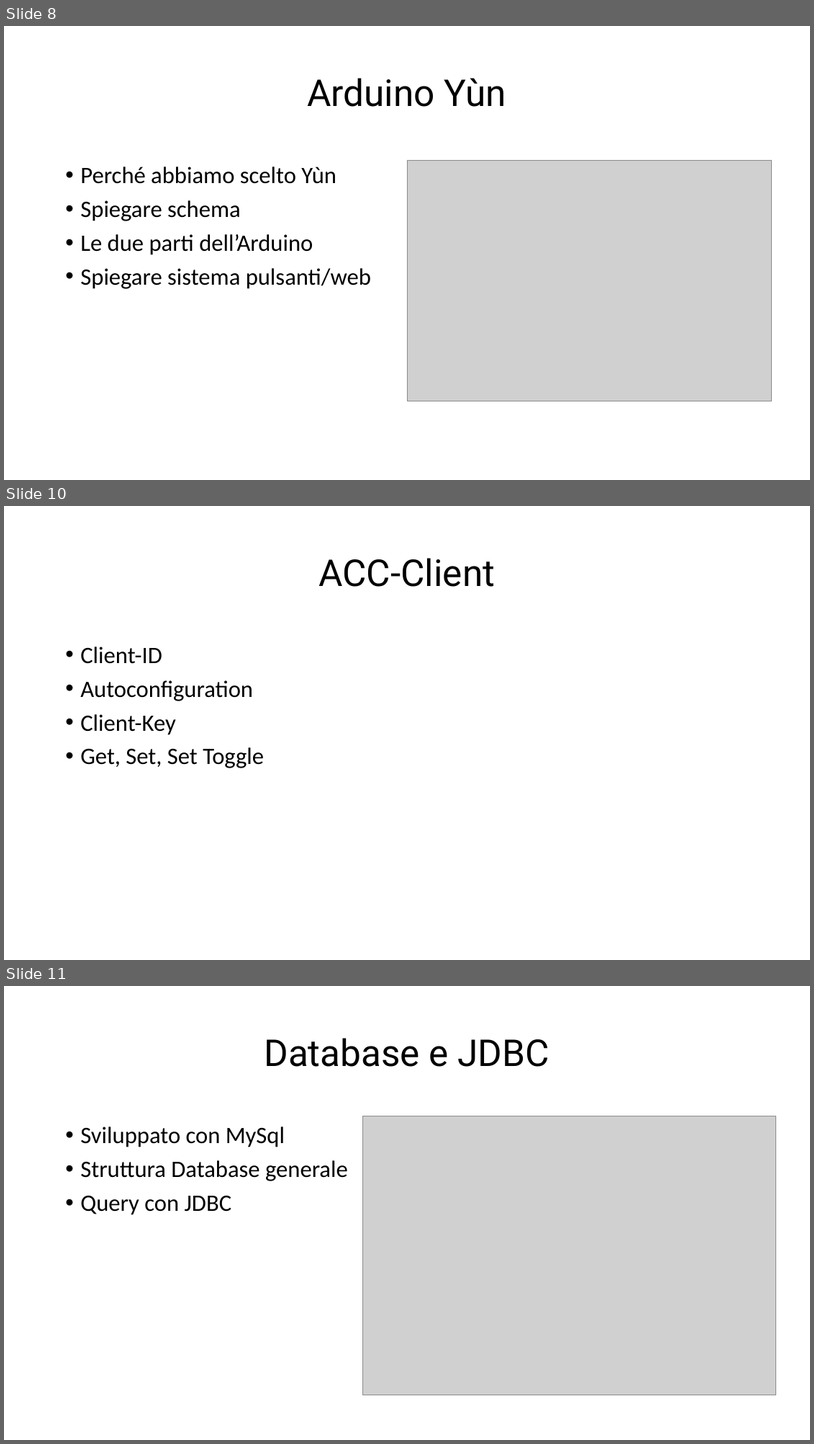
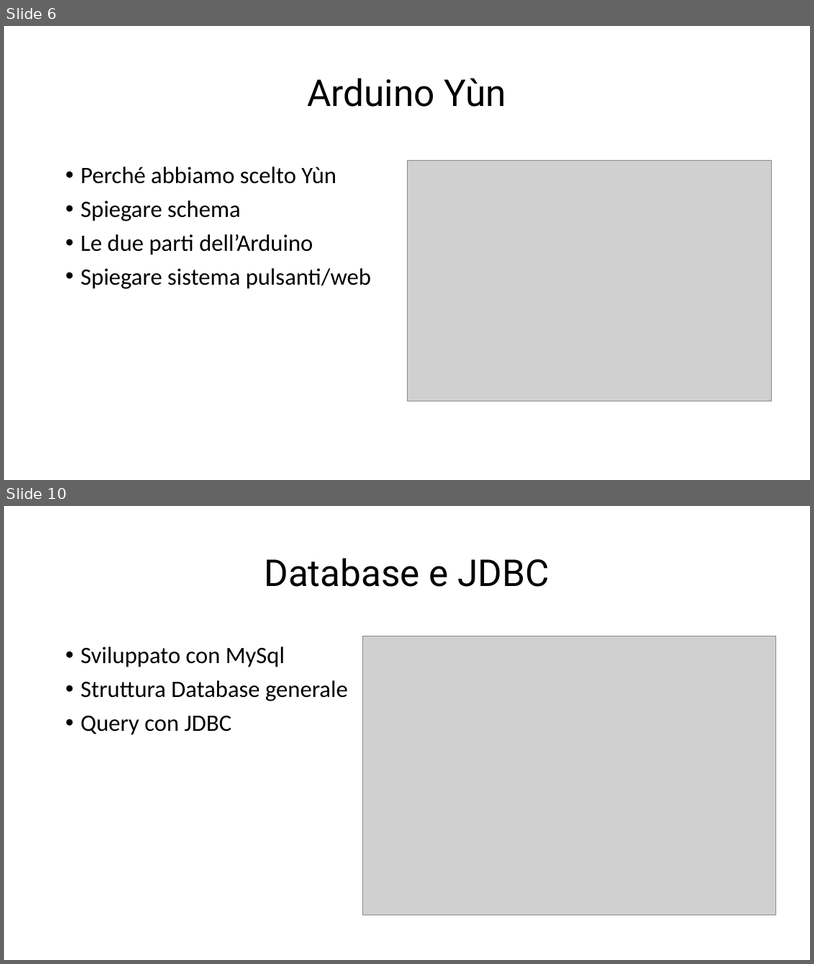
Before and after one commit to giuliobosco/domotics, a slide deck: consegna/Presentazione_ProgettoDomotica_Ruberto_Bosco_Gübli.pptx. Shown one above the other, each under a label of ours: slides 8, 10 and 11 before the commit, slides 6 and 10 after it; the slides between them are not shown. The pictures are 814x1444 and 814x964 pixels, drawn with LibreOffice and Linux fonts; fonts in the diff are those of the drawing; grey boxes stand for pictures. Boxes give left, top, right and bottom in pixels: in the first picture for what was removed or moved away, otherwise in the second. Text is boxed around its words. In the diff, an @@ line names an element or a change of style, - is before the commit and + after.

```diff
--- a/consegna/Presentazione_ProgettoDomotica_Ruberto_Bosco_Gübli.pptx
+++ b/consegna/Presentazione_ProgettoDomotica_Ruberto_Bosco_Gübli.pptx
@@ slide 10 removed at (4,506,810,960), background #FFFFFF @@
@@ title removed at (319,558,495,587) @@
-ACC-Client
@@ text removed at (80,646,264,768) @@
-• Client-ID
-• Autoconfiguration
-• Client-Key
-• Get, Set, Set Toggle
@@ what was slide 8 is now slide 6 @@
@@ what was slide 11 is now slide 10 @@
```
Also in this commit, not shown: 1 slide changed, 1 slide added, 1 other slide removed.
